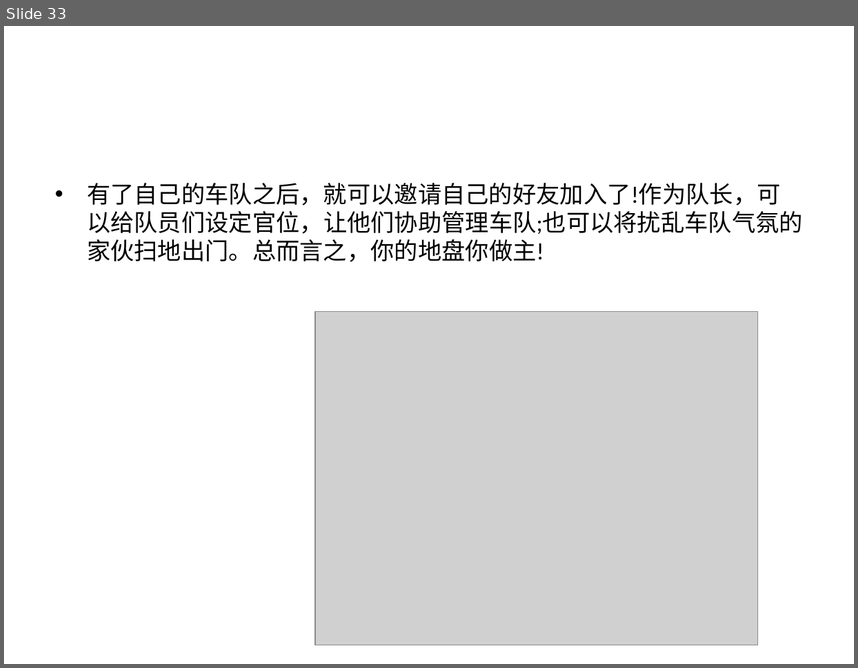
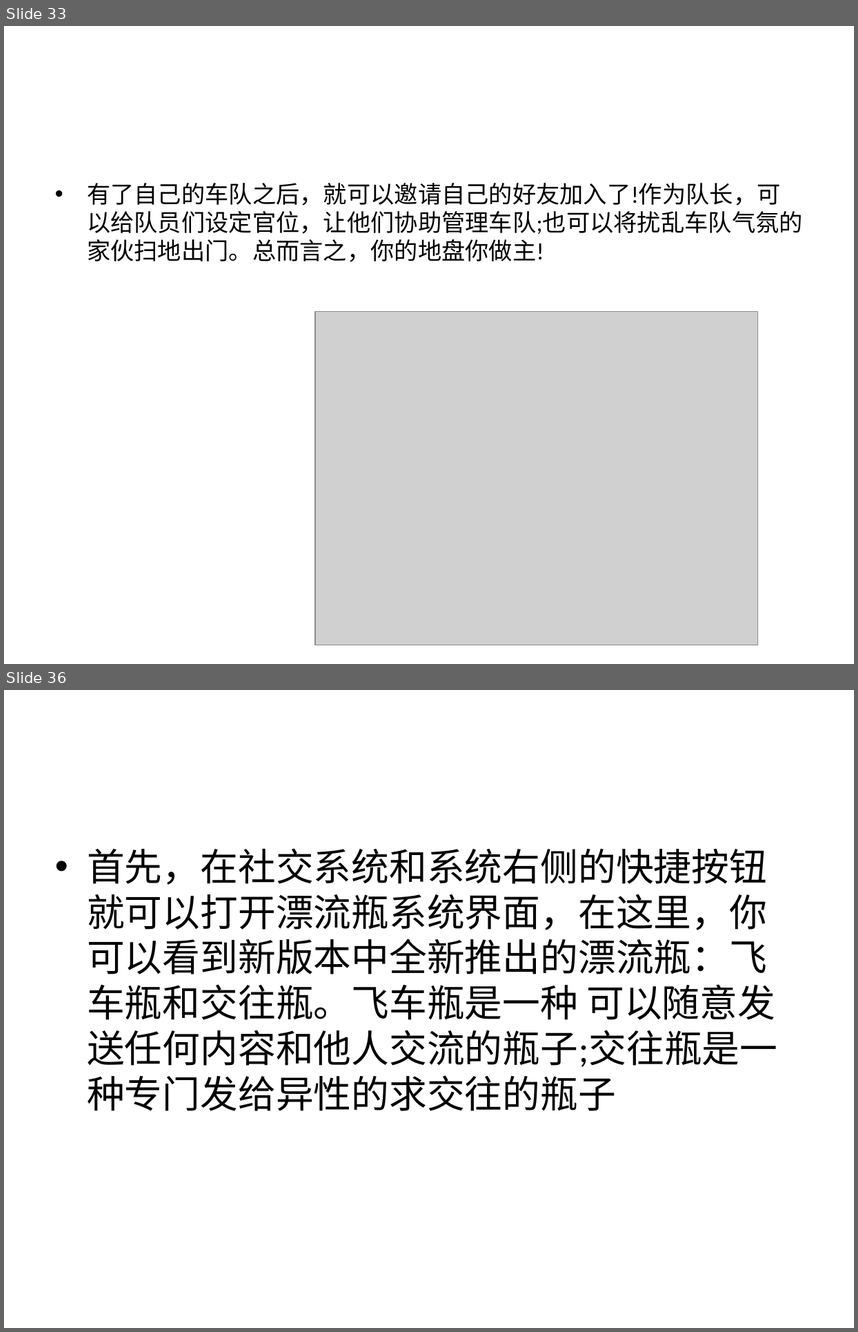
Before and after one commit to 838711801/PengPeng, a slide deck: 游戏分析/QQ飞车分析.pptx. Shown one above the other, each under a label of ours: slide 33 before the commit, slides 33 and 36 after it; the slides between them are not shown. The pictures are 858x668 and 858x1332 pixels, drawn with LibreOffice and Linux fonts; fonts in the diff are those of the drawing; grey boxes stand for pictures. Boxes give left, top, right and bottom in pixels: in the first picture for what was removed or moved away, otherwise in the second. Text is boxed around its words. In the diff, an @@ line names an element or a change of style, - is before the commit and + after.

```diff
--- a/游戏分析/QQ飞车分析.pptx
+++ b/游戏分析/QQ飞车分析.pptx
@@ slide 36 added at <box>4,690,854,1328</box>, background #FFFFFF @@
@@ text added at <box>87,848,777,1111</box>, 32 pt, text #000000 @@
+• 首先，在社交系统和系统右侧的快捷按钮就可以打开漂流瓶系统界面，在这里，你可以看到新版本中全新推出的漂流瓶：飞车瓶和交往瓶。飞车瓶是一种 可以随意发送任何内容和他人交流的瓶子;交往瓶是一种专门发给异性的求交往的瓶子
```
Also in this commit, not shown: 2 other slides added, 1 other file.
